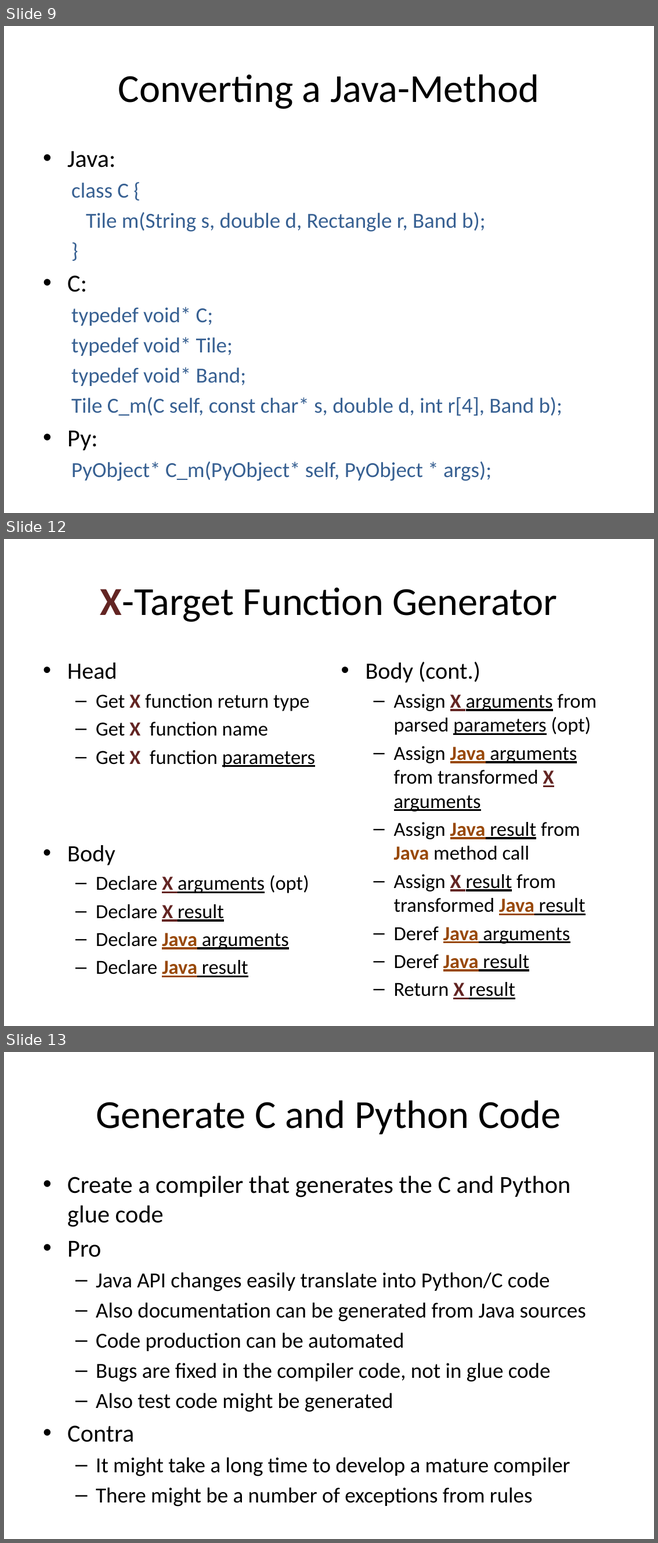
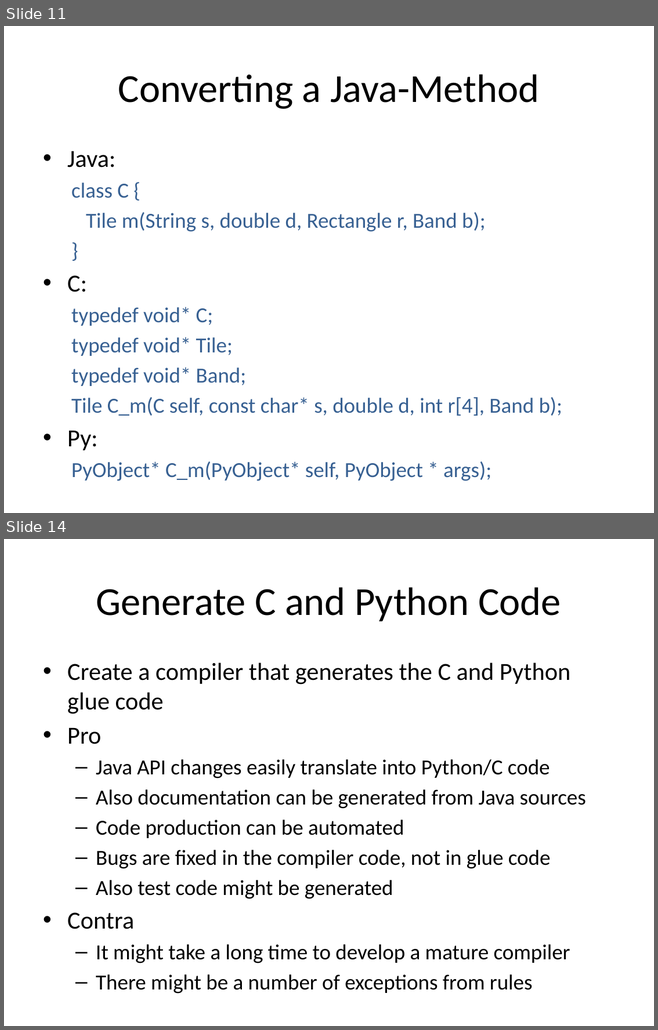
Before and after one commit to bcdev/beam-extapi, a slide deck: docs/beam-extapi.pptx. Shown one above the other, each under a label of ours: slides 9, 12 and 13 before the commit, slides 11 and 14 after it; the slides between them are not shown. The pictures are 658x1543 and 658x1030 pixels, drawn with LibreOffice and Linux fonts; fonts in the diff are those of the drawing. Boxes give left, top, right and bottom in pixels: in the first picture for what was removed or moved away, otherwise in the second. Text is boxed around its words. In the diff, an @@ line names an element or a change of style, - is before the commit and + after.

```diff
--- a/docs/beam-extapi.pptx
+++ b/docs/beam-extapi.pptx
@@ slide 12 removed at [4,539,654,1026], background #FFFFFF @@
@@ title removed at [100,587,557,622] @@
-X-Target Function Generator
@@ text removed at [67,663,315,977] @@
-• Head
-  – Get X function return type
-  – Get X function name
-  – Get X function parameters
-• Body
-  – Declare X arguments (opt)
-  – Declare X result
-  – Declare Java arguments
-  – Declare Java result
@@ text removed at [365,661,596,972] @@
-• Body (cont.)
-  – Assign X arguments from parsed parameters (opt)
-  – Assign Java arguments from transformed X arguments
-  – Assign Java result from Java method call
-  – Assign X result from transformed Java result
-  – Deref Java arguments
-  – Deref Java result
-  – Return X result
@@ what was slide 9 is now slide 11 @@
@@ what was slide 13 is now slide 14 @@
```
Also in this commit, not shown: 5 slides changed, 2 slides added.
